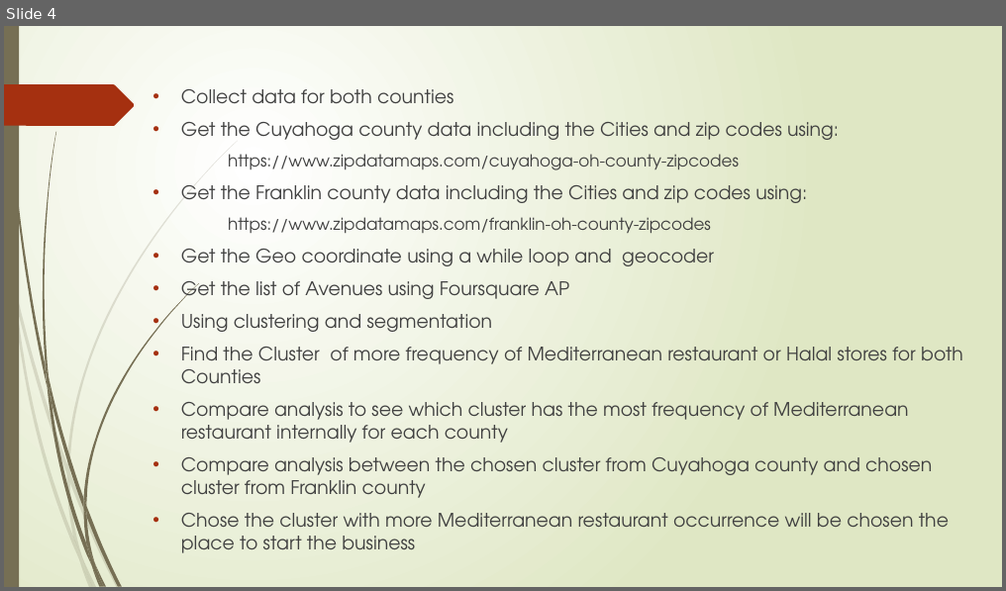
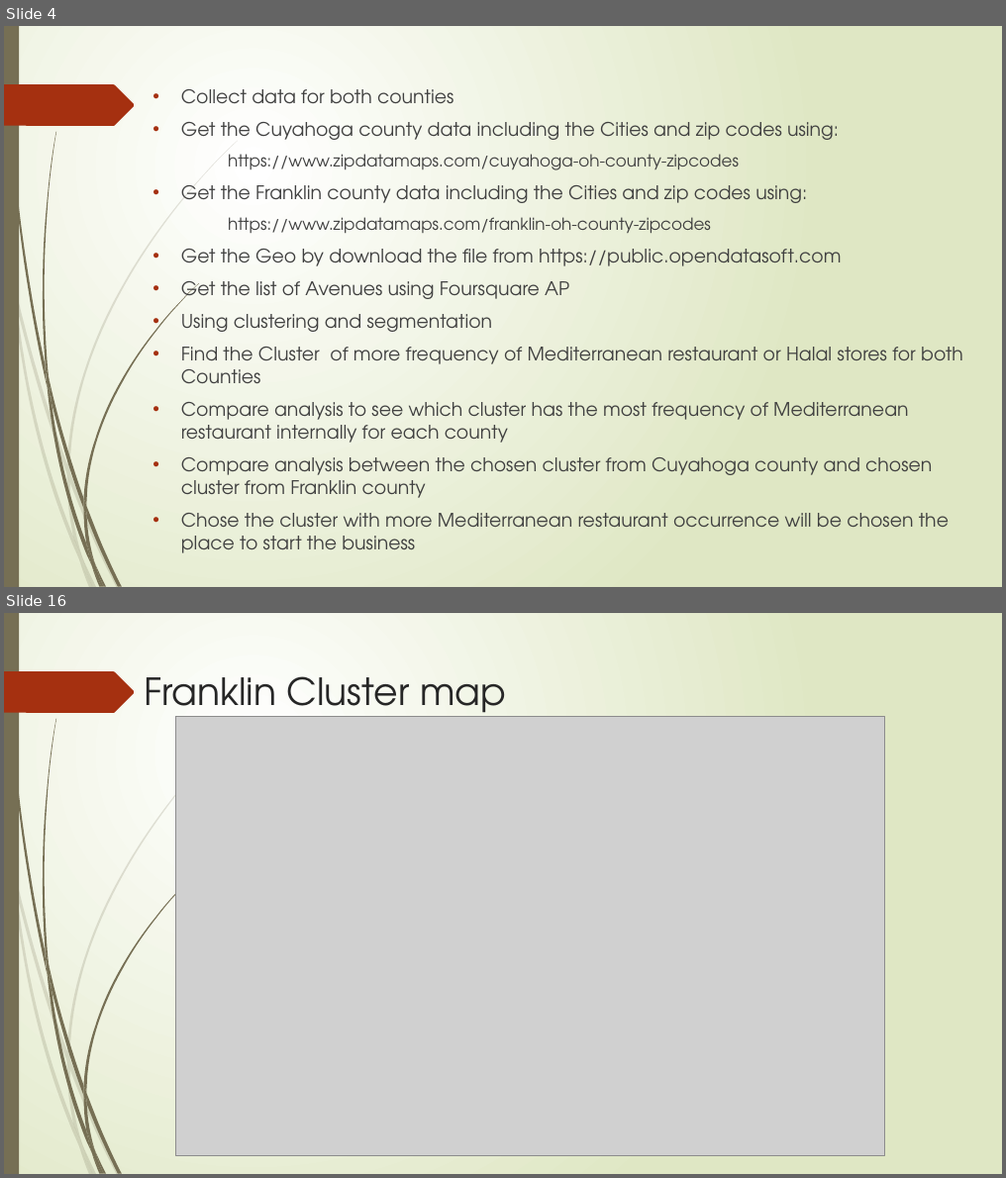
Before and after one commit to ameralbuttma/Coursera_Capstone_12_24_2020, a slide deck: Halal Food Provider in Ohio_USA.pptx. Shown one above the other, each under a label of ours: slide 4 before the commit, slides 4 and 16 after it; the slides between them are not shown. The pictures are 1006x591 and 1006x1178 pixels, drawn with LibreOffice and Linux fonts; fonts in the diff are those of the drawing; grey boxes stand for pictures. Boxes give left, top, right and bottom in pixels: in the first picture for what was removed or moved away, otherwise in the second. Text is boxed around its words. In the diff, an @@ line names an element or a change of style, - is before the commit and + after.

```diff
--- a/Halal Food Provider in Ohio_USA.pptx
+++ b/Halal Food Provider in Ohio_USA.pptx
@@ slide 16 added at bbox=[4, 613, 1002, 1174], background gradient #FFFFFF to #DFE8C4; not listed: 24 template elements that a slide beside it also shows @@
@@ title added at bbox=[144, 676, 506, 722], 36 pt, text #262626 @@
+Franklin Cluster map
@@ picture added at bbox=[176, 716, 885, 1157] @@
@@ slide 4 changed as well @@
@@ text at bbox=[181, 249, 841, 267]: text changed @@
-• Get the Geo coordinate using a while loop and geocoder
+• Get the Geo by download the file from https://public.opendatasoft.com
```
Also in this commit, not shown: 16 other slides added, 1 other file.
